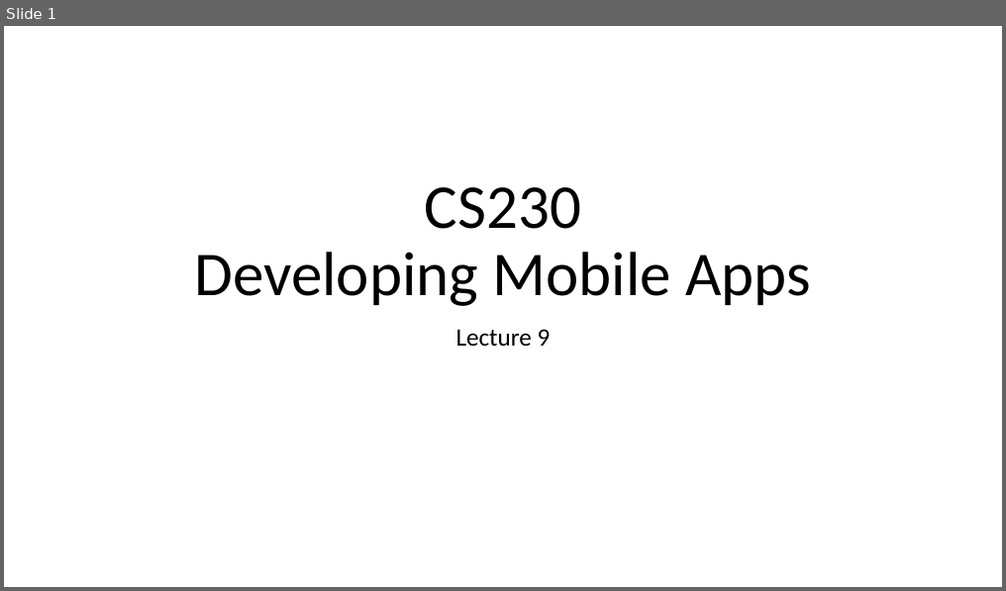
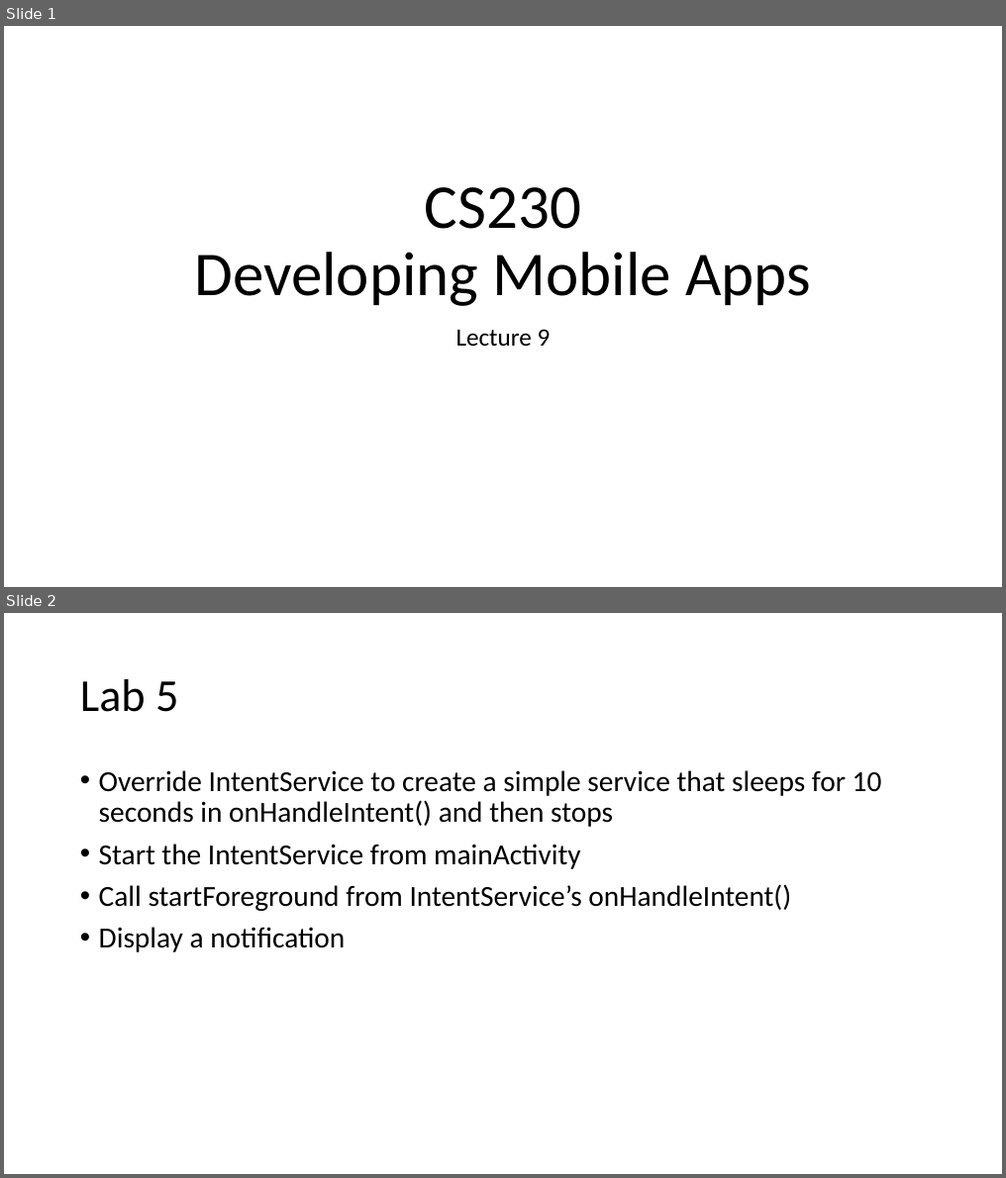
Before and after one commit to russellu/cs230, a slide deck: Lecture_09.pptx. Shown one above the other, each under a label of ours: slide 1 before the commit, slides 1 and 2 after it. The pictures are 1006x591 and 1006x1178 pixels, drawn with LibreOffice and Linux fonts; fonts in the diff are those of the drawing. Boxes give left, top, right and bottom in pixels: in the first picture for what was removed or moved away, otherwise in the second. Text is boxed around its words. In the diff, an @@ line names an element or a change of style, - is before the commit and + after.

```diff
--- a/Lecture_09.pptx
+++ b/Lecture_09.pptx
@@ slide 2 added at [4, 613, 1002, 1174], background #FFFFFF @@
@@ title added at [80, 679, 178, 712], 44 pt, text #000000 @@
+Lab 5
@@ text added at [99, 770, 882, 953], 28 pt, text #000000 @@
+• Override IntentService to create a simple service that sleeps for 10 seconds in onHandleIntent() and then stops
+• Start the IntentService from mainActivity
+• Call startForeground from IntentService’s onHandleIntent()
+• Display a notification
```
Also in this commit, not shown: 7 other slides added, 1 slide removed, 5 other files.
